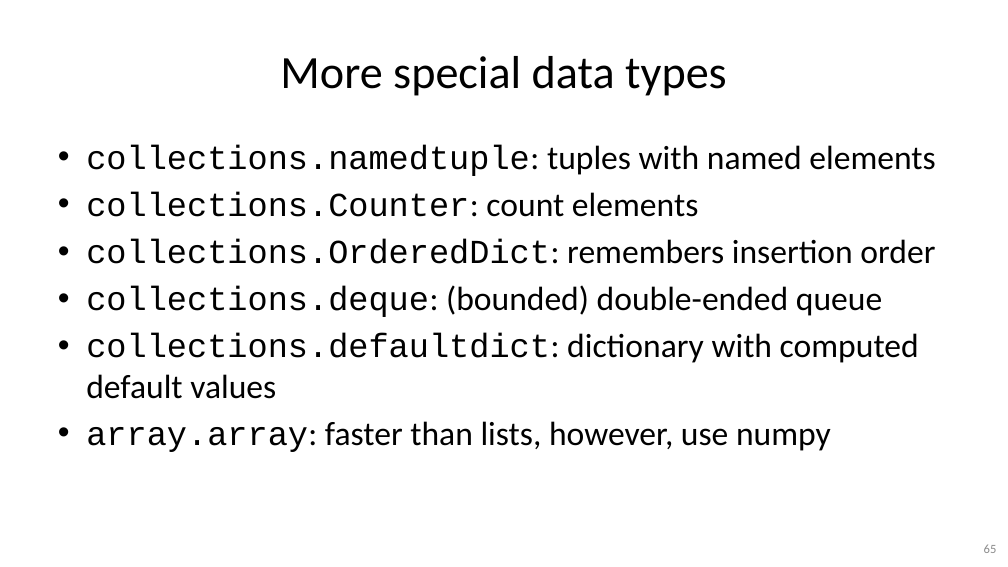
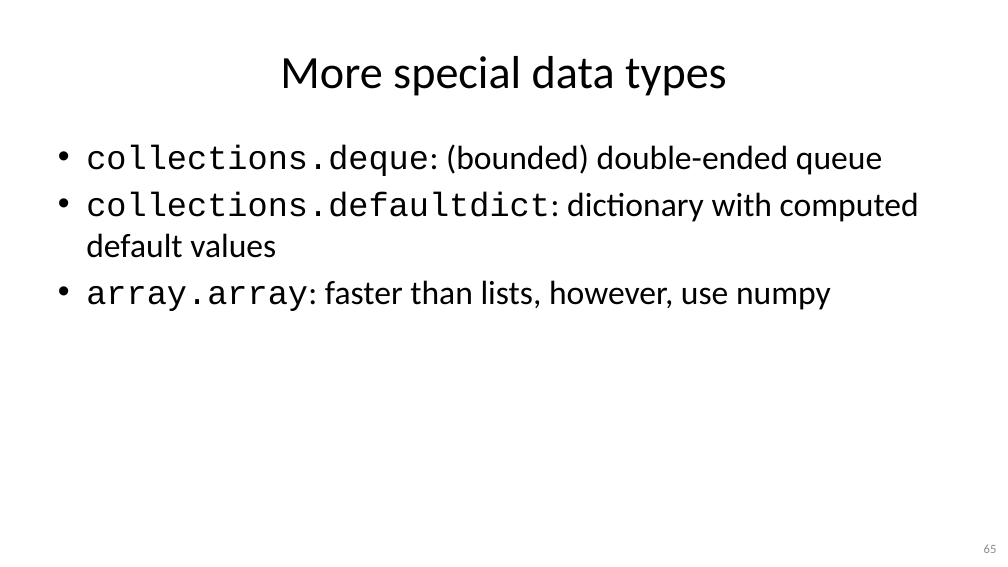
Before and after one commit to gjbex/Python-for-programmers, a slide deck: slide 65 of python_for_programmers.pptx. Drawn at 1008x567 pixels with LibreOffice and Linux fonts; fonts in the diff are those of the drawing. Boxes give left, top, right and bottom in pixels: in the first picture for what was removed or moved away, otherwise in the second. Text is boxed around its words. In the diff, an @@ line names an element or a change of style, - is before the commit and + after.

```diff
--- a/python_for_programmers.pptx
+++ b/python_for_programmers.pptx
@@ text at (86,145,935,264): paragraphs removed @@
-• collections.namedtuple: tuples with named elements
-• collections.Counter: count elements
-• collections.OrderedDict: remembers insertion order
```
Also in this commit, not shown: 18 other slides changed.
